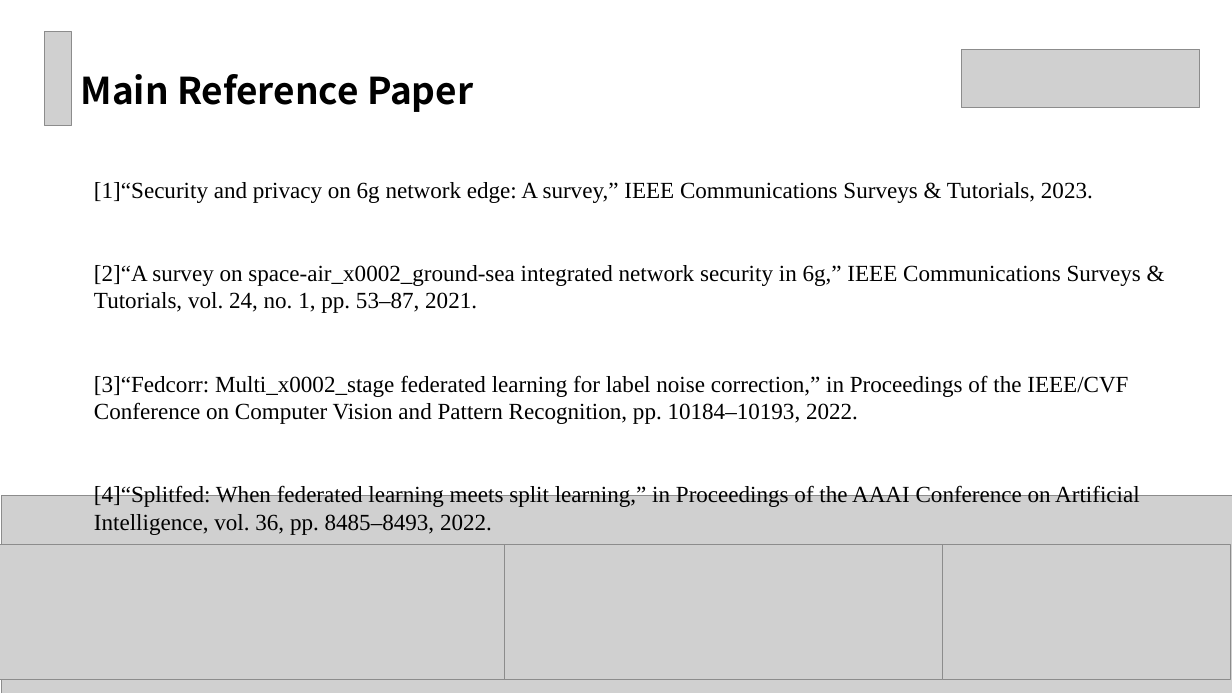
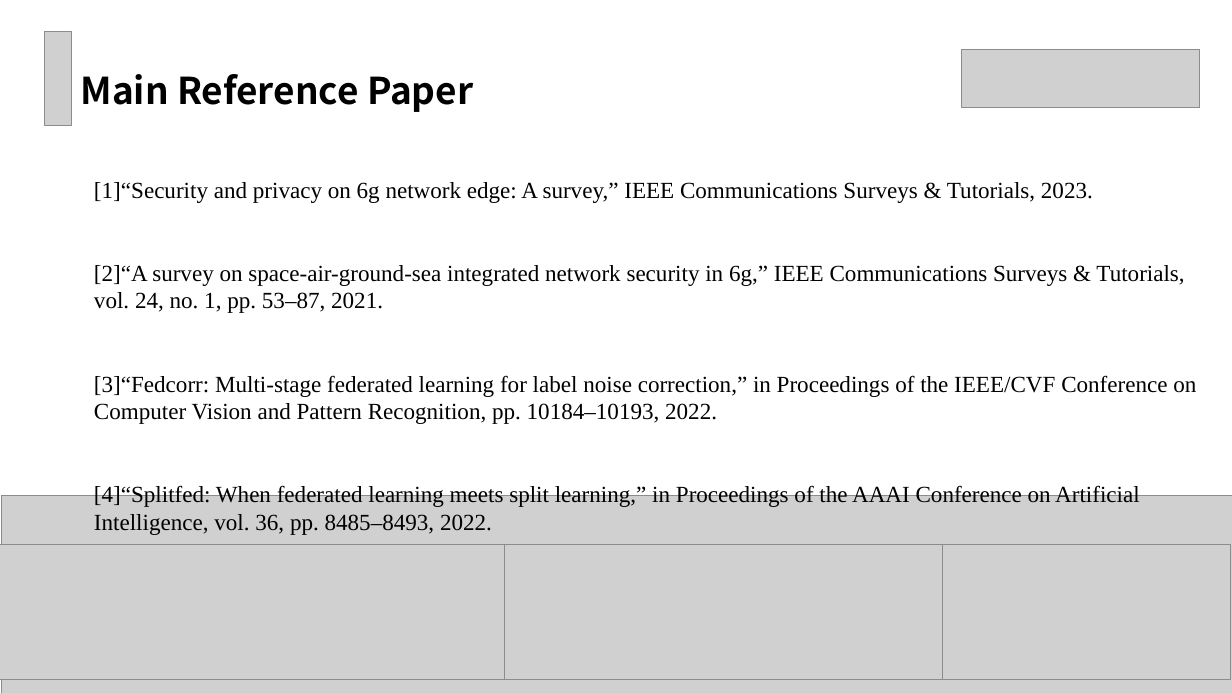
Before and after one commit to TIANGeng708/Graduated_Course, a slide deck: slide 2 of 高级计算机网络与大数据/Homework/homework3/pre.pptx. Drawn at 1232x693 pixels with LibreOffice and Linux fonts; fonts in the diff are those of the drawing; grey boxes stand for pictures. Boxes give left, top, right and bottom in pixels: in the first picture for what was removed or moved away, otherwise in the second. Text is boxed around its words. In the diff, an @@ line names an element or a change of style, - is before the commit and + after.

Commit message:
1226

```diff
--- a/高级计算机网络与大数据/Homework/homework3/pre.pptx
+++ b/高级计算机网络与大数据/Homework/homework3/pre.pptx
@@ text at (x1=94, y1=265, x2=1196, y2=424): text changed @@
-[2]“A survey on space-air_x0002_ground-sea integrated network security in 6g,” IEEE Communications Surveys & Tutorials, vol. 24, no. 1, pp. 53–87, 2021.
-[3]“Fedcorr: Multi_x0002_stage federated learning for label noise correction,” in Proceedings of the IEEE/CVF Conference on Computer Vision and Pattern Recognition, pp. 10184–10193, 2022.
+[2]“A survey on space-air-ground-sea integrated network security in 6g,” IEEE Communications Surveys & Tutorials, vol. 24, no. 1, pp. 53–87, 2021.
+[3]“Fedcorr: Multi-stage federated learning for label noise correction,” in Proceedings of the IEEE/CVF Conference on Computer Vision and Pattern Recognition, pp. 10184–10193, 2022.
```
Also in this commit, not shown: 3 other slides changed, 1 slide added.
